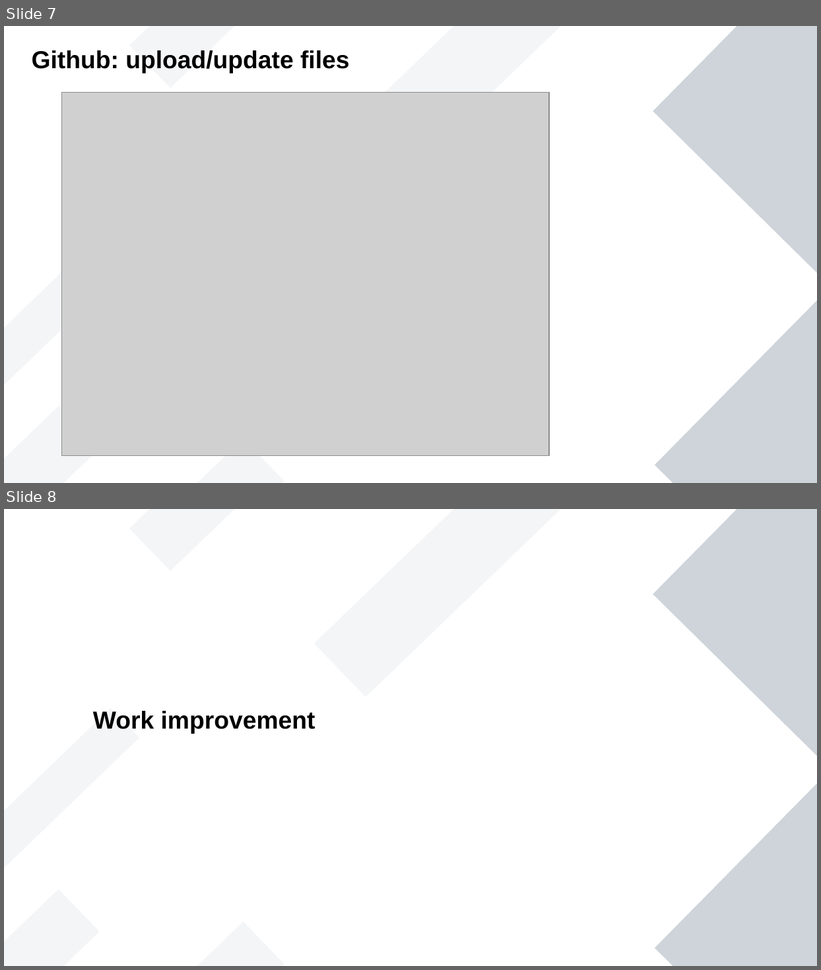
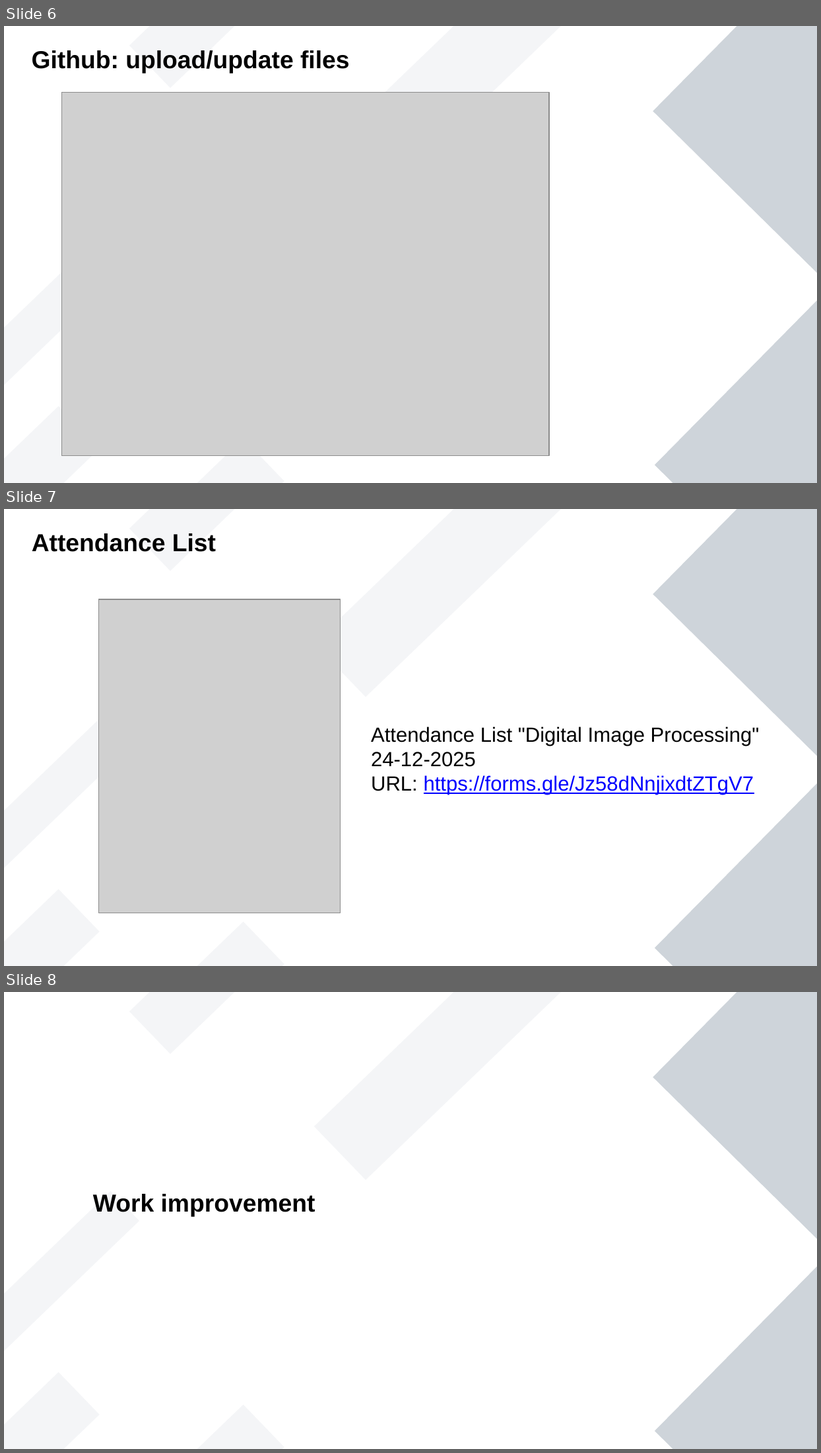
Before and after one commit to jendralhxr/imgproccompvis, a slide deck: improvcoins.odp. Shown one above the other, each under a label of ours: slides 7 and 8 before the commit, slides 6, 7 and 8 after it. The pictures are 821x970 and 821x1453 pixels, drawn with LibreOffice and Linux fonts; fonts in the diff are those of the drawing; grey boxes stand for pictures; background and template pictures are left out. Boxes give left, top, right and bottom in pixels: in the first picture for what was removed or moved away, otherwise in the second. Text is boxed around its words. In the diff, an @@ line names an element or a change of style, - is before the commit and + after.

```diff
--- a/improvcoins.odp
+++ b/improvcoins.odp
@@ slide 7 added at [4, 509, 817, 966], background picture (left out); not listed: 7 template elements that a slide beside it also shows @@
@@ text added at [32, 533, 216, 552], 24 pt, text #000000, bold @@
+Attendance List
@@ picture added at [99, 600, 341, 914] @@
@@ text added at [371, 727, 760, 795], 20 pt, text #000000 @@
+Attendance List "Digital Image Processing" 24-12-2025
+URL: https://forms.gle/Jz58dNnjixdtZTgV7
@@ what was slide 7 is now slide 6 @@
```
Also in this commit, not shown: 4 slides changed.
